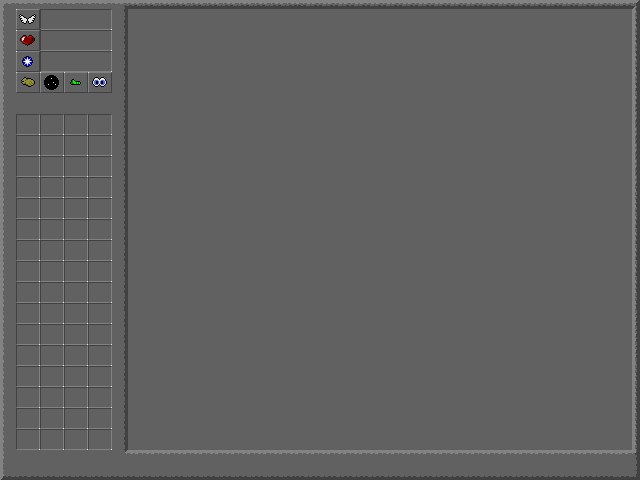
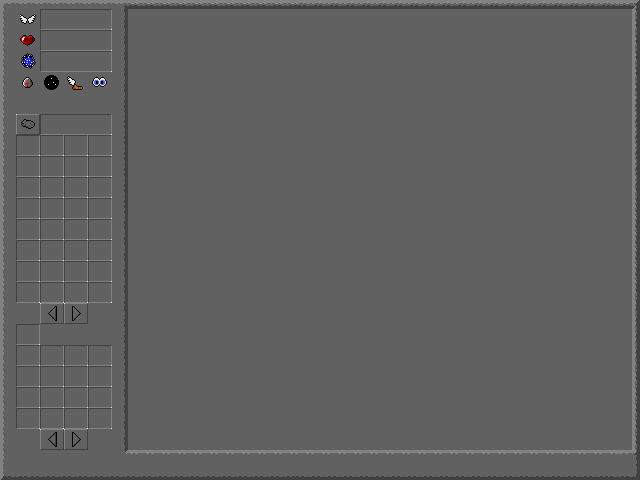
Before/after of a 640×480 layered artwork. What changed in the layer stack:
added layer "XP" above "Health" over (16, 9, 40, 30)
added layer "Health" above "Mana" over (16, 30, 40, 51)
added layer "Mana" above "Strength" over (21, 53, 36, 69)
added layer "Strength" above "Wisdom" over (16, 72, 40, 93)
added layer "Agility" above "Precision" over (67, 76, 83, 90)
added layer "Precision" above "Right másolata" over (88, 72, 112, 93)
added layer "Right másolata" above "Right" over (64, 429, 88, 450)
added layer "Right" above "Left másolata" over (64, 303, 88, 324)
added layer "Left másolata" above "Left" over (40, 429, 64, 450)
added layer "Left" above "Drop" over (40, 303, 64, 324)
added layer "Drop" above "hud.png" over (16, 114, 40, 135)
painted on "hud.png" over (16, 9, 112, 450)
